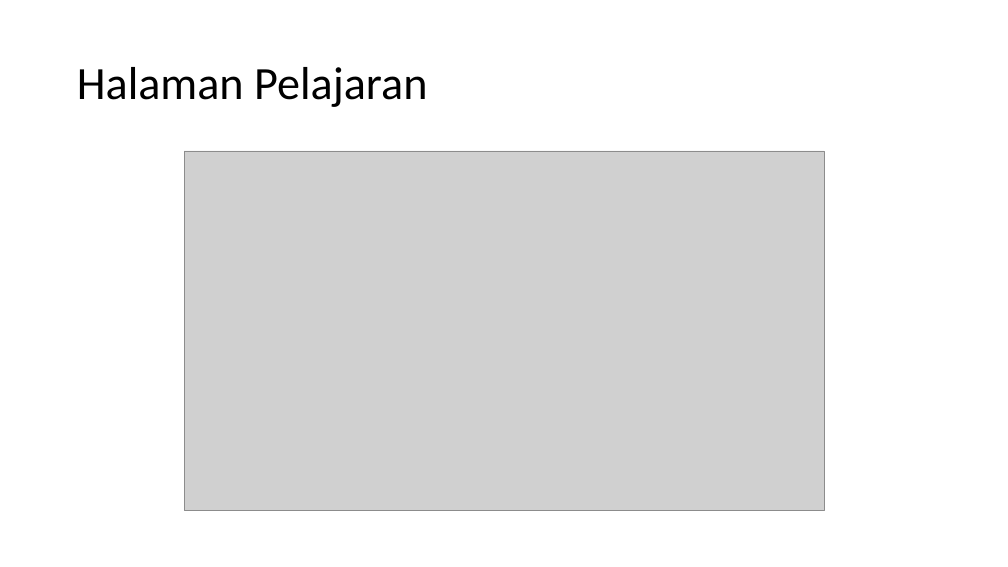
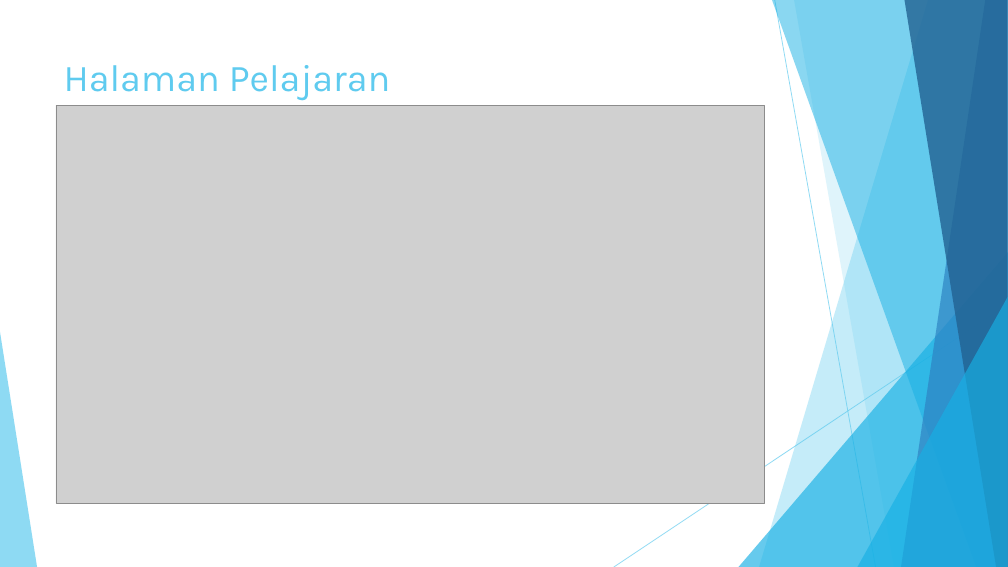
Before and after one commit to AdrianRafli/SEMIVA, a slide deck: slide 7 of PPt.pptx (slide 6 before the commit). Drawn at 1008x567 pixels with LibreOffice and Linux fonts; fonts in the diff are those of the drawing; grey boxes stand for pictures. Boxes give left, top, right and bottom in pixels: in the first picture for what was removed or moved away, otherwise in the second. Text is boxed around its words. In the diff, an @@ line names an element or a change of style, - is before the commit and + after.

```diff
--- a/PPt.pptx
+++ b/PPt.pptx
@@ title "Halaman Pelajaran": place and size @@
-title "Halaman Pelajaran" at [77,67,427,107]
+title "Halaman Pelajaran" at [64,65,391,101]
@@ title "Halaman Pelajaran" at [64,65,391,101]: size 44 to 36 pt, font Calibri to Karla, text colour #000000 to #5FCBEF; line spacing 0.9 to 1; vertical alignment middle to top @@
@@ picture: place and size @@
-picture at [184,151,823,511]
+picture at [56,105,765,504]
@@ group added at [0,0,1008,567]: 5 freeform shapes, 3 triangles, 2 lines @@
```
Also in this commit, not shown: 7 other slides changed, 1 slide added.
